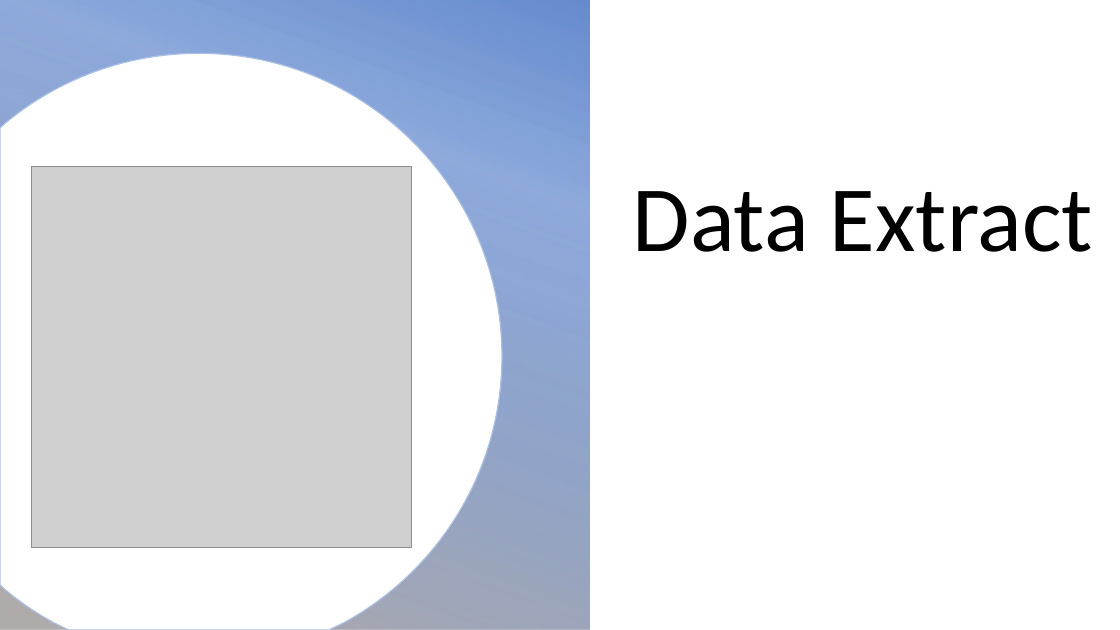
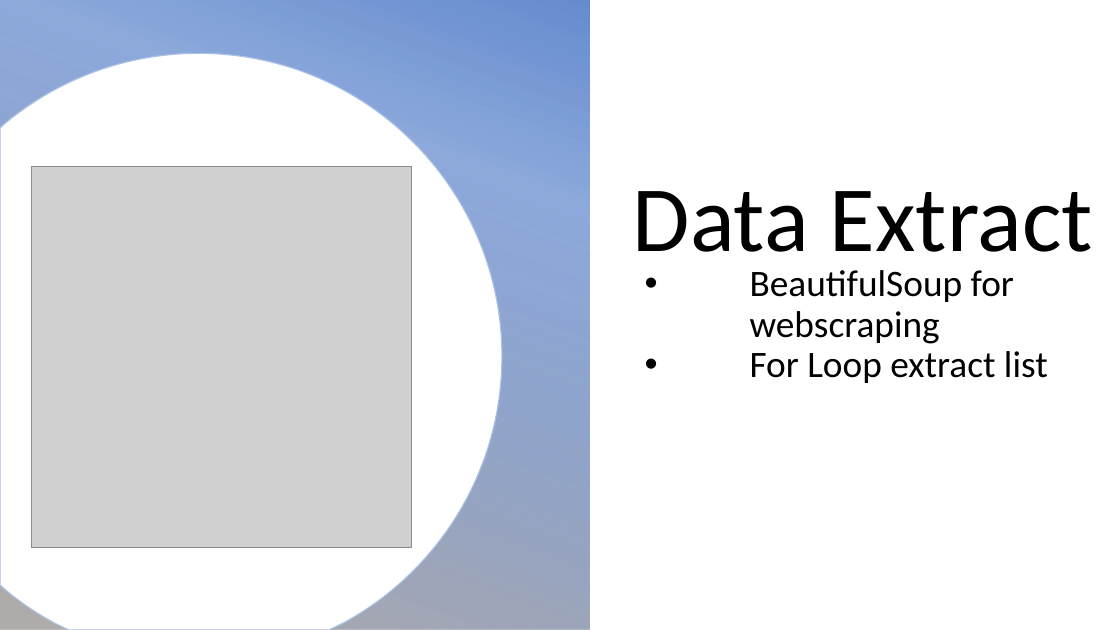
Before and after one commit to Data-Savvy/ETL-Project, a slide deck: slide 5 of ETL Project Presentation.pptx. Drawn at 1120x630 pixels with LibreOffice and Linux fonts; fonts in the diff are those of the drawing; grey boxes stand for pictures; background and template pictures are left out. Boxes give left, top, right and bottom in pixels: in the first picture for what was removed or moved away, otherwise in the second. Text is boxed around its words. In the diff, an @@ line names an element or a change of style, - is before the commit and + after.

```diff
--- a/ETL Project Presentation.pptx
+++ b/ETL Project Presentation.pptx
@@ text added at (750, 270, 1048, 383), 32 pt, text #000000 @@
+• BeautifulSoup for webscraping
+• For Loop extract list
```
Also in this commit, not shown: 2 other slides changed, 4 other files.
